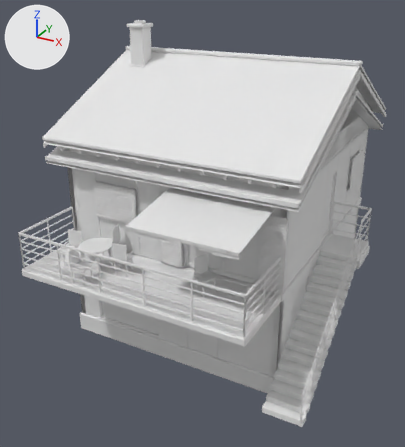
Renders of the Blender file build/vikendica.blend from each side of a commit.
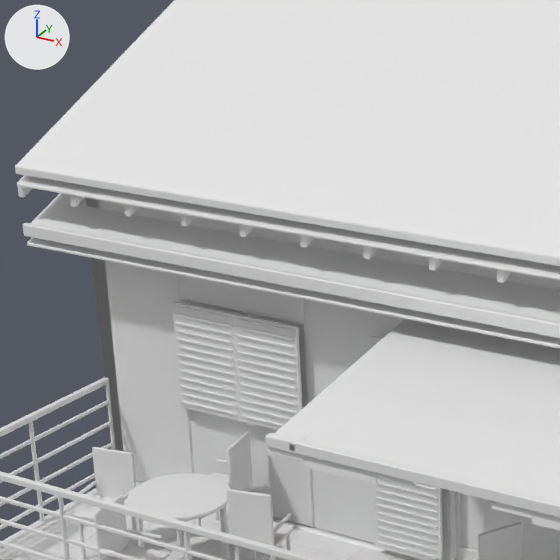
The first picture shows the older version from a 50 mm lens placed at (7.57, -15.63, 10.24), pointed at (-0.1, -1.69, 3.26). The close-ups show the older and then the newer version on the part from 9% to 55% of the width and 19% to 60% of the height of that picture. Only the edits that show in the close-ups are written down. Every picture has the same lights, and +X, +Y and +Z are marked at upper left.

The scene before the commit, as lines of its bpy script (objects in view):
```python
me_vikendica_shell_09 = bpy.data.meshes.new('vikendica_shell_09')
me_vikendica_shell_09.from_pydata(...)  # 176 vertices, 132 faces; spans x -3.51..3.51, y -3.98..3.98, z 1.1..5.0
me_vikendica_shell_10 = bpy.data.meshes.new('vikendica_shell_10')
me_vikendica_shell_10.from_pydata(...)  # 2368 vertices, 1776 faces; spans x -3.52..3.49, y -3.99..3.97, z 1.15..4.97
me_vikendica_shell_42 = bpy.data.meshes.new('vikendica_shell_42')
me_vikendica_shell_42.from_pydata(...)  # 248 vertices, 186 faces; spans x -3.37..3.03, y -6.04..-3.87, z 2.87..2.88
ob_vikendica_shell_09 = bpy.data.objects.new('vikendica_shell_09', me_vikendica_shell_09)
ob_vikendica_shell_09.location = (0.0, 0.0, 0.0)
_m = ob_vikendica_shell_09.modifiers.new('bevel', 'BEVEL')
_m.width = 0.004
_m.width_pct = 0.004
_m.angle_limit = 0.611
ob_vikendica_shell_10 = bpy.data.objects.new('vikendica_shell_10', me_vikendica_shell_10)
ob_vikendica_shell_10.location = (0.0, 0.0, 0.0)
_m = ob_vikendica_shell_10.modifiers.new('bevel', 'BEVEL')
_m.width = 0.002
_m.width_pct = 0.002
_m.angle_limit = 0.611
ob_vikendica_shell_42 = bpy.data.objects.new('vikendica_shell_42', me_vikendica_shell_42)
ob_vikendica_shell_42.location = (0.0, 0.0, 0.0)
_m = ob_vikendica_shell_42.modifiers.new('bevel', 'BEVEL')
_m.width = 0.0015
_m.width_pct = 0.0015
_m.angle_limit = 0.611
# also in view: 'vikendica_shell_07' at (0.0, 0.0, 3.05); 'monobloc.003' at (-1.44, -5.79, 3.36); 'monobloc.002' at (-2.32, -5.14, 3.36); 'roofplane.005' at (0.0, -2.14, 7.08); 'monobloc.001' at (-1.69, -4.25, 3.36)
```
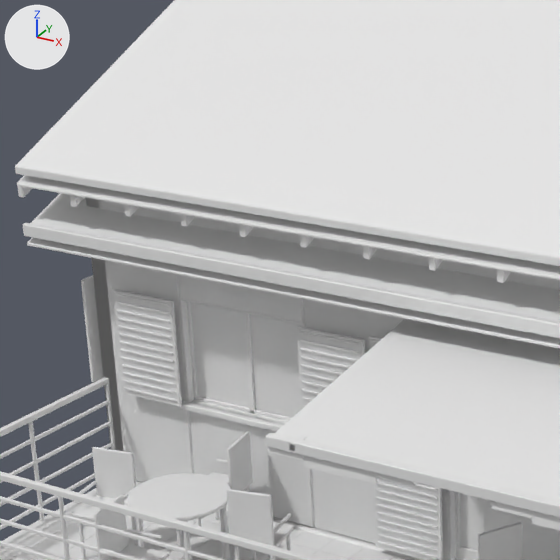
Pixel boxes [x1, y1, x2, y2] of what changed, in the close-ups (560 x 560 px; the box of a moved part takes in the faces that stretch with it):
```json
{"object": "vikendica_shell_09", "change": "reshaped", "before": [172, 301, 443, 560], "after": [81, 275, 443, 560]}
{"object": "vikendica_shell_10", "change": "reshaped", "before": [174, 306, 438, 559], "after": [115, 294, 438, 559], "on screen": "mostly hidden"}
{"part": 1, "of": "me_vikendica_shell_09", "change": "moved or reshaped", "before": [172, 301, 240, 421], "after": [113, 289, 182, 407]}
{"part": 2, "of": "me_vikendica_shell_09", "change": "moved or reshaped", "before": [233, 314, 302, 430], "after": [297, 327, 365, 410]}
{"part": 3, "of": "me_vikendica_shell_09", "change": "moved or reshaped", "after": [81, 275, 103, 382], "on screen": "not visible before"}
{"part": 4, "of": "me_vikendica_shell_10", "change": "moved or reshaped", "before": [174, 306, 297, 427], "after": [116, 294, 360, 408]}
{"object": "vikendica_shell_07", "change": "unchanged, uncovered by the edit", "before": [190, 302, 557, 560], "after": [190, 302, 557, 560]}
{"object": "vikendica_shell_06", "change": "unchanged, uncovered by the edit", "before": [186, 301, 308, 451], "after": [186, 301, 308, 451]}
```

Scene script edits in JSON lines:
```json
{"block": "me_vikendica_shell_09", "where": "me_vikendica_shell_09.from_pydata(...)  # 176 vertices, 132 faces; spans x -3.51..3.51, y -3.98..3.98, z 1.1..5.0"}
{"block": "me_vikendica_shell_09", "where": "# used by ob_vikendica_shell_09; location = (0.0, 0.0, 0.0)"}
{"block": "me_vikendica_shell_09", "change": "me_vikendica_shell_09 part 1: the loose piece of 8 vertices spanning x -2.34..-1.64, y -3.98..-3.95, z 3.9..4.95 is moved by (-0.7, 0.0, 0.0)"}
{"block": "me_vikendica_shell_09", "change": "me_vikendica_shell_09 part 2: the loose piece of 8 vertices spanning x -1.64..-0.94, y -3.98..-3.95, z 3.9..4.95 is moved by (0.7, 0.0, 0.0)"}
{"block": "me_vikendica_shell_09", "change": "me_vikendica_shell_09 part 3: the loose piece of 8 vertices spanning x -3.51..-3.47, y -3.3..-2.7, z 3.9..4.95 is moved by (0.0, -0.6, 0.0)"}
{"block": "me_vikendica_shell_10", "where": "me_vikendica_shell_10.from_pydata(...)  # 2368 vertices, 1776 faces; spans x -3.52..3.49, y -3.99..3.97, z 1.15..4.97"}
{"block": "me_vikendica_shell_10", "where": "# used by ob_vikendica_shell_10; location = (0.0, 0.0, 0.0)"}
{"block": "me_vikendica_shell_10", "change": "me_vikendica_shell_10 part 4: 736 of 2368 vertices moved; they spanned x -3.52..-0.97, y -3.99..-0.04, z 1.15..4.92 and now span x -3.52..-0.27, y -3.99..0.27, z 1.15..4.92; mean shift (0.0, 0.0, 0.0); largest move (-2.31, -3.99, 3.95) -> (-3.01, -3.99, 3.95)"}
```
